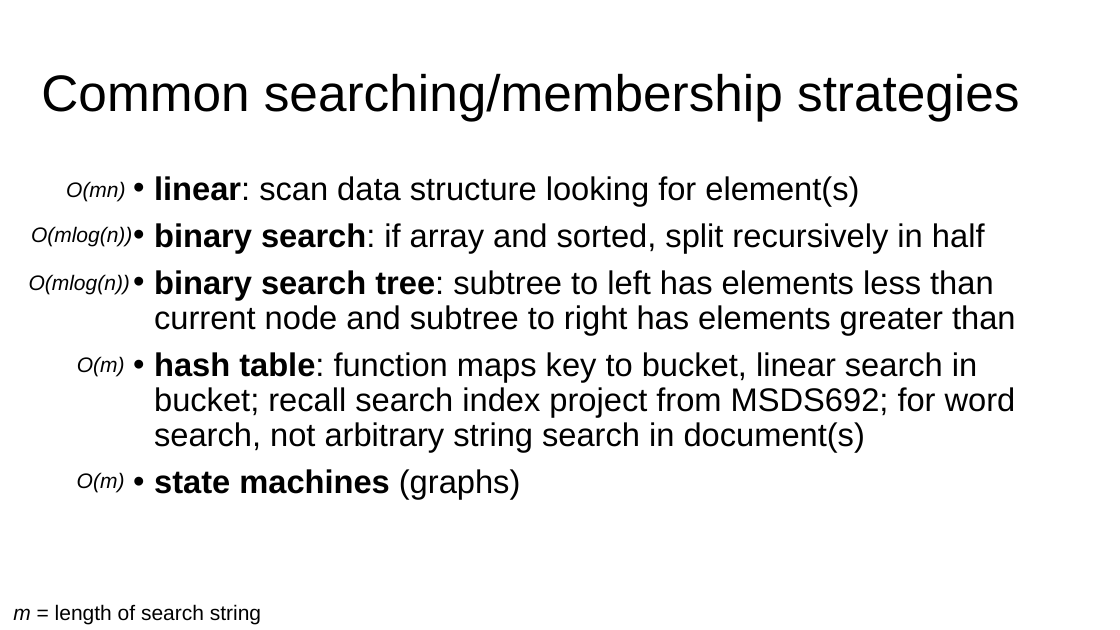
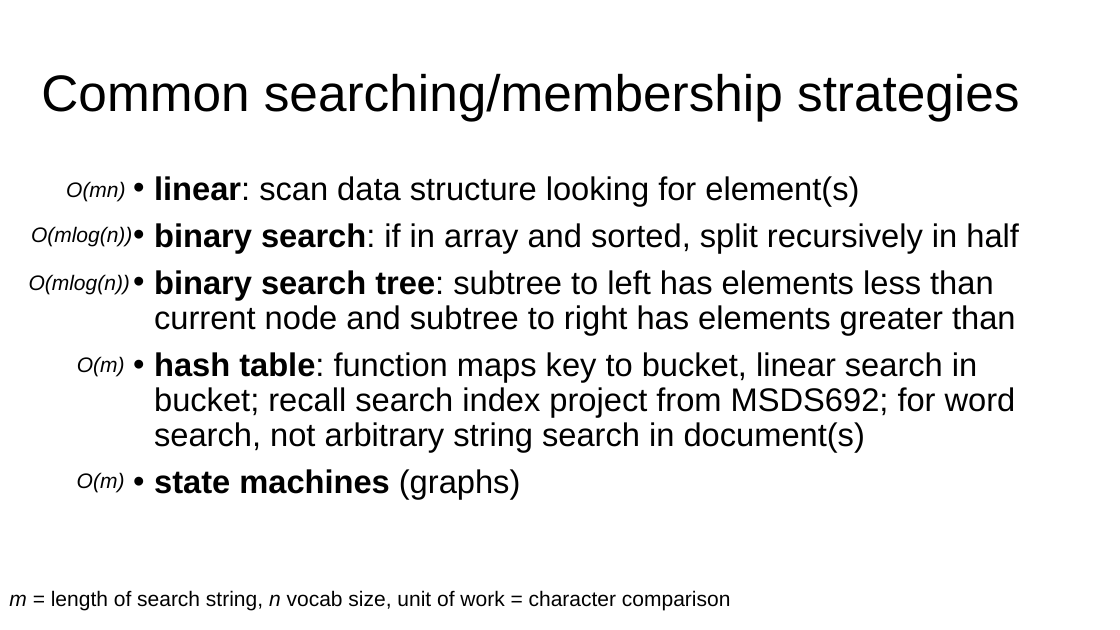
Before and after one commit to parrt/msds689, a slide deck: slide 2 of notes/searching.pptx. Drawn at 1120x630 pixels with LibreOffice and Linux fonts; fonts in the diff are those of the drawing; background and template pictures are left out. Boxes give left, top, right and bottom in pixels: in the first picture for what was removed or moved away, otherwise in the second. Text is boxed around its words. In the diff, an @@ line names an element or a change of style, - is before the commit and + after.

```diff
--- a/notes/searching.pptx
+++ b/notes/searching.pptx
@@ text at (154, 223, 1019, 253): text changed @@
-• binary search: if array and sorted, split recursively in half
+• binary search: if in array and sorted, split recursively in half
@@ text at (9, 590, 730, 610): text changed @@
-m = length of search string
+m = length of search string, n vocab size, unit of work = character comparison
```
Also in this commit, not shown: 3 other slides changed, 1 slide added, 1 other file.
